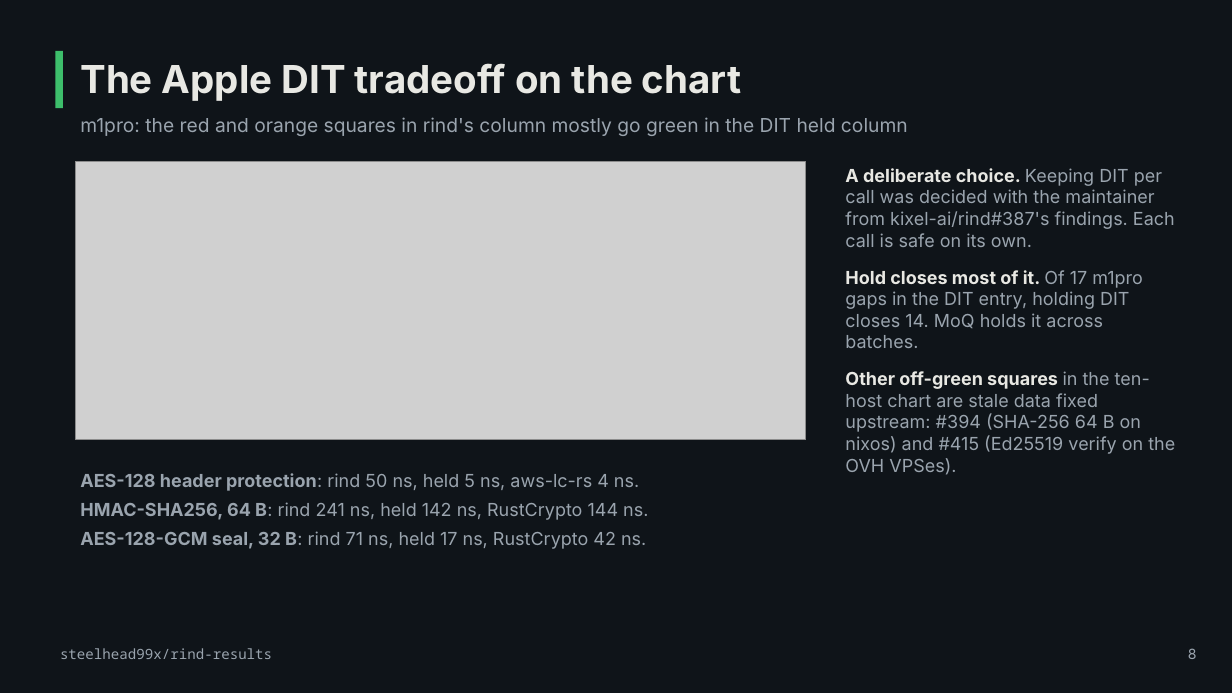
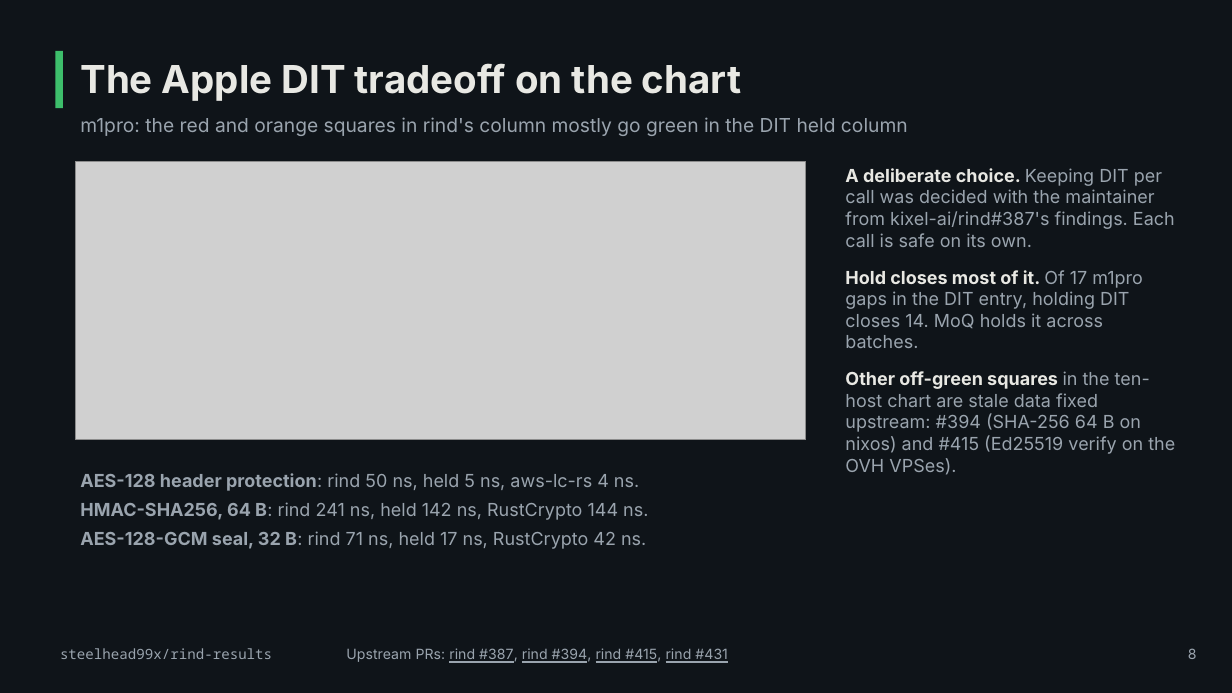
Before and after one commit to steelhead99x/rind-results, a slide deck: slide 8 of presentations/rind-benchmarks/rind-results-deck.pptx. Drawn at 1232x693 pixels with LibreOffice and Linux fonts; fonts in the diff are those of the drawing; grey boxes stand for pictures. Boxes give left, top, right and bottom in pixels: in the first picture for what was removed or moved away, otherwise in the second. Text is boxed around its words. In the diff, an @@ line names an element or a change of style, - is before the commit and + after.

```diff
--- a/presentations/rind-benchmarks/rind-results-deck.pptx
+++ b/presentations/rind-benchmarks/rind-results-deck.pptx
@@ text added at <box>346,648,728,662</box>, 11 pt, text #9AA4AE, underline @@
+Upstream PRs: rind #387, rind #394, rind #415, rind #431
```
Also in this commit, not shown: 1 other slide changed, 2 slides added, 6 other files.
